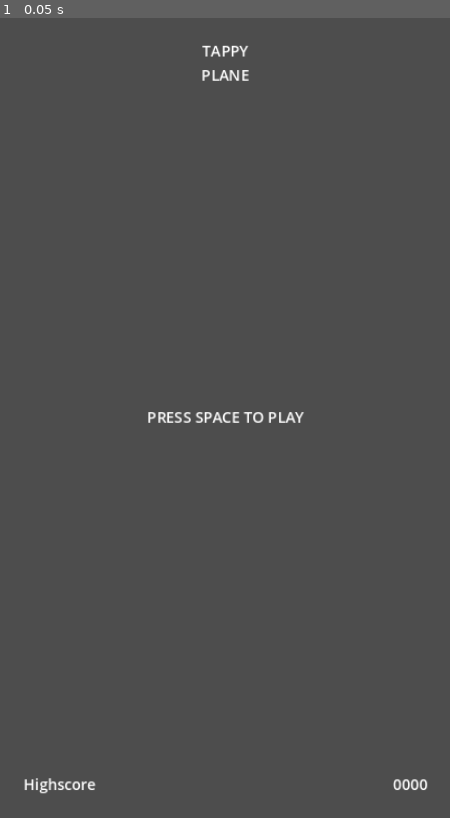
Above: before the commit, frame 1.
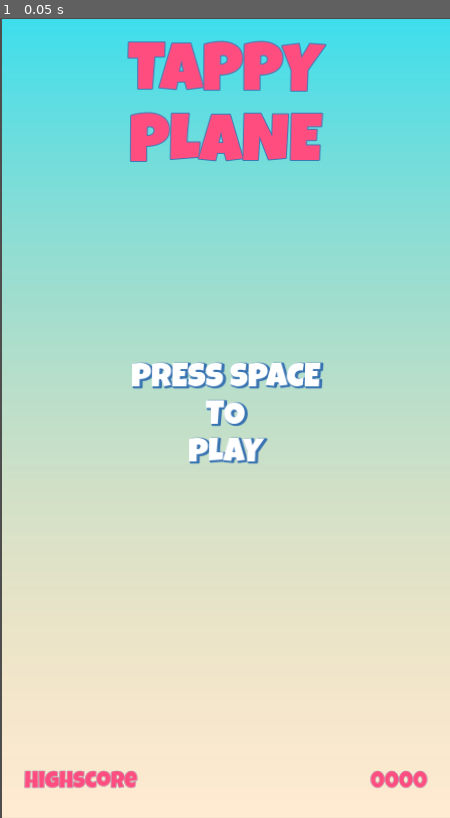
Above: after the commit, the same moment.

Repository: Danielle-Luz/Plane-game
Game: Godot game, scene res://scenes/main/main.tscn
Same seed, same stepped clock (60 frames per second), same inputs: the game is played once before the commit and once after it. This scene is started directly instead of the project's main scene.
Inputs:
- Up to frame 1 (0.05 s): no input

The runs differ from the first frame. In frame 1, 99% of the frame differs, in the area x 0-100%, y 0-100%.

Commit message:
feat: styled main scene labels

Diff:
--- a/scenes/main/main.tscn
+++ b/scenes/main/main.tscn
@@ -1,12 +1,50 @@
-[gd_scene format=3 uid="uid://dots4mgjd0ekn"]
+[gd_scene load_steps=7 format=3 uid="uid://dots4mgjd0ekn"]
+
+[ext_resource type="Texture2D" uid="uid://bisdcv0d8xblo" path="res://assets/background/sky.png" id="1_58geb"]
+[ext_resource type="LabelSettings" uid="uid://bk3scfltxyl0g" path="res://scenes/texts/title.tres" id="2_44m86"]
+[ext_resource type="FontFile" uid="uid://m23x42o1kn10" path="res://assets/fonts/LuckiestGuy-Regular.ttf" id="3_gu0xl"]
+
+[sub_resource type="LabelSettings" id="LabelSettings_m4yyi"]
+font = ExtResource("3_gu0xl")
+font_size = 36
+outline_color = Color(0.219465, 0.452552, 0.695684, 1)
+shadow_size = 5
+shadow_color = Color(0.219608, 0.45098, 0.694118, 1)
+shadow_offset = Vector2(2, 1)
+
+[sub_resource type="LabelSettings" id="LabelSettings_cds6g"]
+font = ExtResource("3_gu0xl")
+font_size = 24
+font_color = Color(1, 0.301961, 0.501961, 1)
+outline_size = 1
+outline_color = Color(0.219465, 0.452552, 0.695684, 1)
+
+[sub_resource type="LabelSettings" id="LabelSettings_bhr8a"]
+font = ExtResource("3_gu0xl")
+font_size = 24
+font_color = Color(1, 0.301961, 0.501961, 1)
+outline_size = 1
+outline_color = Color(0.219465, 0.452552, 0.695684, 1)
 
 [node name="Main" type="Control"]
 layout_mode = 3
 anchors_preset = 15
 anchor_right = 1.0
 anchor_bottom = 1.0
+offset_left = 1.0
+offset_top = 1.0
 grow_horizontal = 2
 grow_vertical = 2
+
+[node name="Background" type="TextureRect" parent="."]
+layout_mode = 1
+anchors_preset = 15
+anchor_right = 1.0
+anchor_bottom = 1.0
+grow_horizontal = 2
+grow_vertical = 2
+texture = ExtResource("1_58geb")
+expand_mode = 1
 
 [node name="MarginContainer" type="MarginContainer" parent="."]
 layout_mode = 1
@@ -15,6 +53,7 @@
 anchor_bottom = 1.0
 grow_horizontal = 2
 grow_vertical = 2
+pivot_offset = Vector2(24, 0)
 theme_override_constants/margin_left = 24
 theme_override_constants/margin_top = 24
 theme_override_constants/margin_right = 24
@@ -25,21 +64,27 @@
 size_flags_vertical = 0
 text = "TAPPY
 PLANE"
+label_settings = ExtResource("2_44m86")
 horizontal_alignment = 1
 vertical_alignment = 1
 
 [node name="PressSpaceLabel" type="Label" parent="MarginContainer"]
 layout_mode = 2
-text = "PRESS SPACE TO PLAY"
+text = "PRESS SPACE
+TO
+PLAY"
+label_settings = SubResource("LabelSettings_m4yyi")
 horizontal_alignment = 1
 
 [node name="HighscoreLabel" type="Label" parent="MarginContainer"]
 layout_mode = 2
 size_flags_vertical = 8
 text = "Highscore"
+label_settings = SubResource("LabelSettings_cds6g")
 
 [node name="HighscoreValueLabel" type="Label" parent="MarginContainer"]
 layout_mode = 2
 size_flags_horizontal = 8
 size_flags_vertical = 8
 text = "0000"
+label_settings = SubResource("LabelSettings_bhr8a")
--- /dev/null
+++ b/scenes/texts/title.tres
@@ -0,0 +1,10 @@
+[gd_resource type="LabelSettings" load_steps=2 format=3 uid="uid://bk3scfltxyl0g"]
+
+[ext_resource type="FontFile" uid="uid://m23x42o1kn10" path="res://assets/fonts/LuckiestGuy-Regular.ttf" id="1_xtb3f"]
+
+[resource]
+font = ExtResource("1_xtb3f")
+font_size = 72
+font_color = Color(1, 0.301961, 0.501961, 1)
+outline_size = 4
+outline_color = Color(0.219465, 0.452552, 0.695684, 1)
